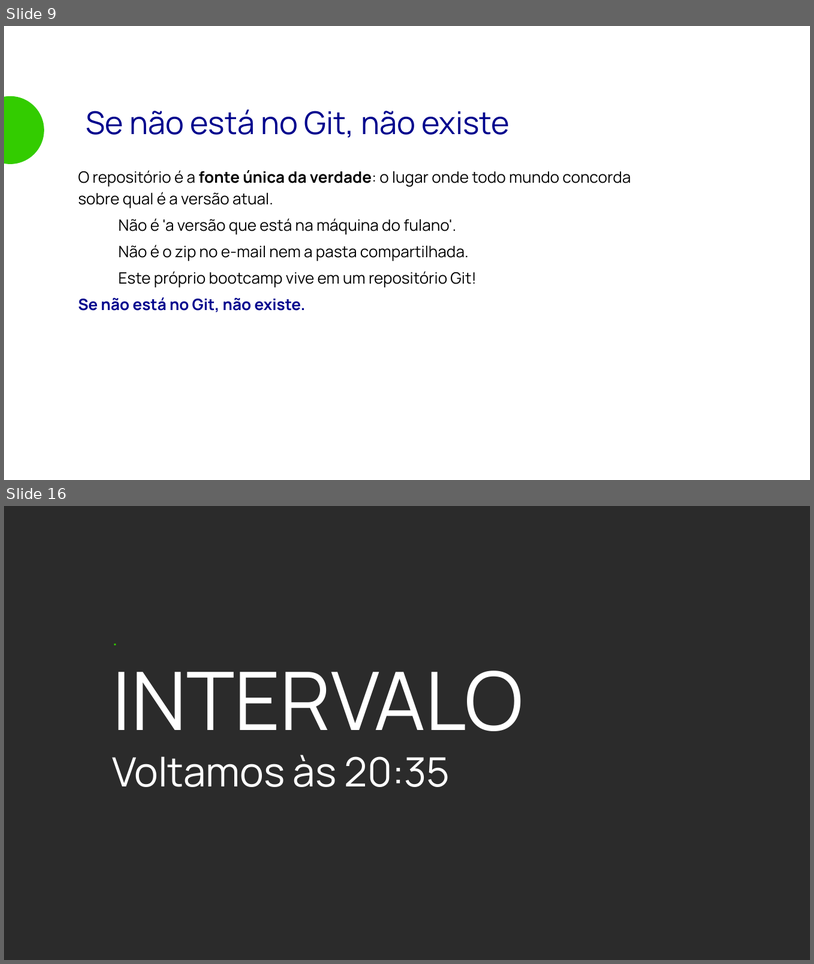
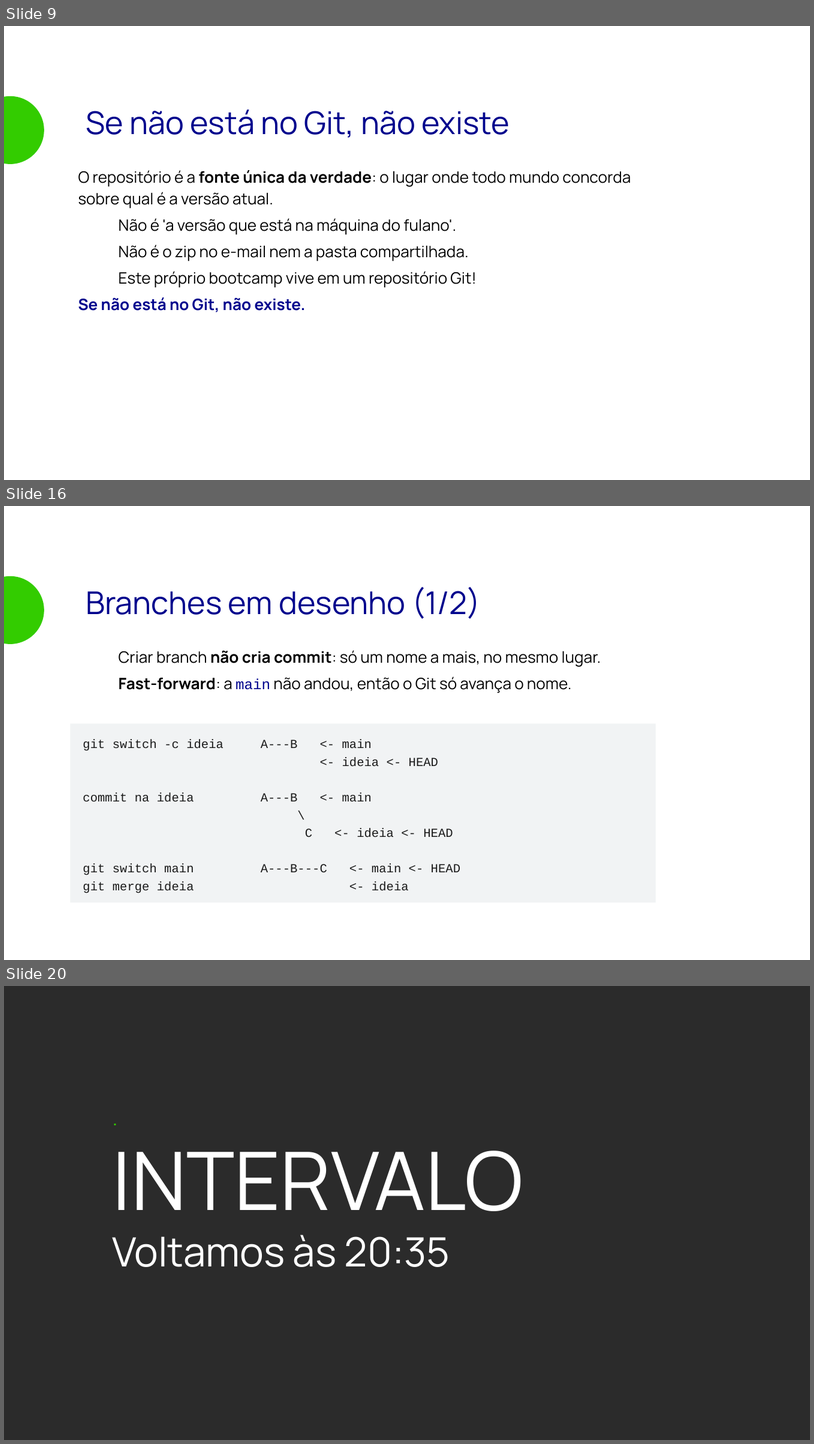
Before and after one commit to matera-vrn/bootcamp-devops-2026, a slide deck: aulas/aula-06-git/slides/aula-06.odp. Shown one above the other, each under a label of ours: slides 9 and 16 before the commit, slides 9, 16 and 20 after it; the slides between them are not shown. The pictures are 814x964 and 814x1444 pixels, drawn with LibreOffice and Linux fonts; fonts in the diff are those of the drawing; background and template pictures are left out; a plain dark background stands for a picture behind light text. Boxes give left, top, right and bottom in pixels: in the first picture for what was removed or moved away, otherwise in the second. Text is boxed around its words. In the diff, an @@ line names an element or a change of style, - is before the commit and + after.

```diff
--- a/aulas/aula-06-git/slides/aula-06.odp
+++ b/aulas/aula-06-git/slides/aula-06.odp
@@ slide 16 added at [4, 506, 810, 960], background picture (left out) @@
@@ ellipse added at [4, 576, 44, 644], fill #33CC00 @@
@@ text added at [86, 586, 481, 619], 28 pt, text #00048D @@
+Branches em desenho (1/2)
@@ text added at [119, 650, 602, 693], 14 pt, text #000000 @@
+● Criar branch não cria commit: só um nome a mais, no mesmo lugar.
+● Fast-forward: a main não andou, então o Git só avança o nome.
@@ rectangle added at [70, 724, 656, 903], fill #F1F3F4, 11 pt, text #1A1A1A @@
+git switch -c ideia A---B <- main
+<- ideia <- HEAD
+commit na ideia A---B <- main
+\
+C <- ideia <- HEAD
+git switch main A---B---C <- main <- HEAD
+git merge ideia <- ideia
@@ what was slide 16 is now slide 20 @@
```
Also in this commit, not shown: 24 slides changed, 4 other slides added, 6 other files.
